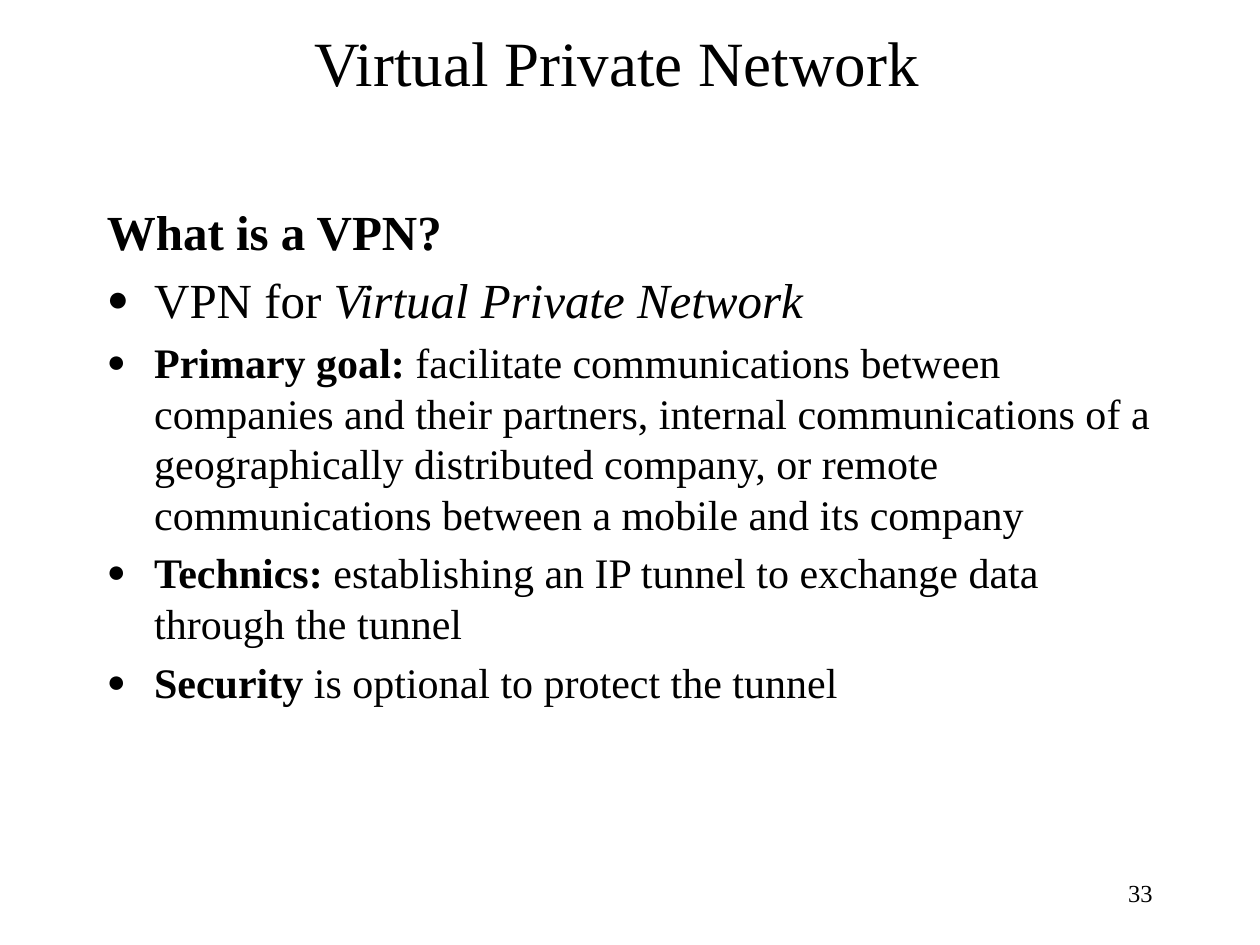
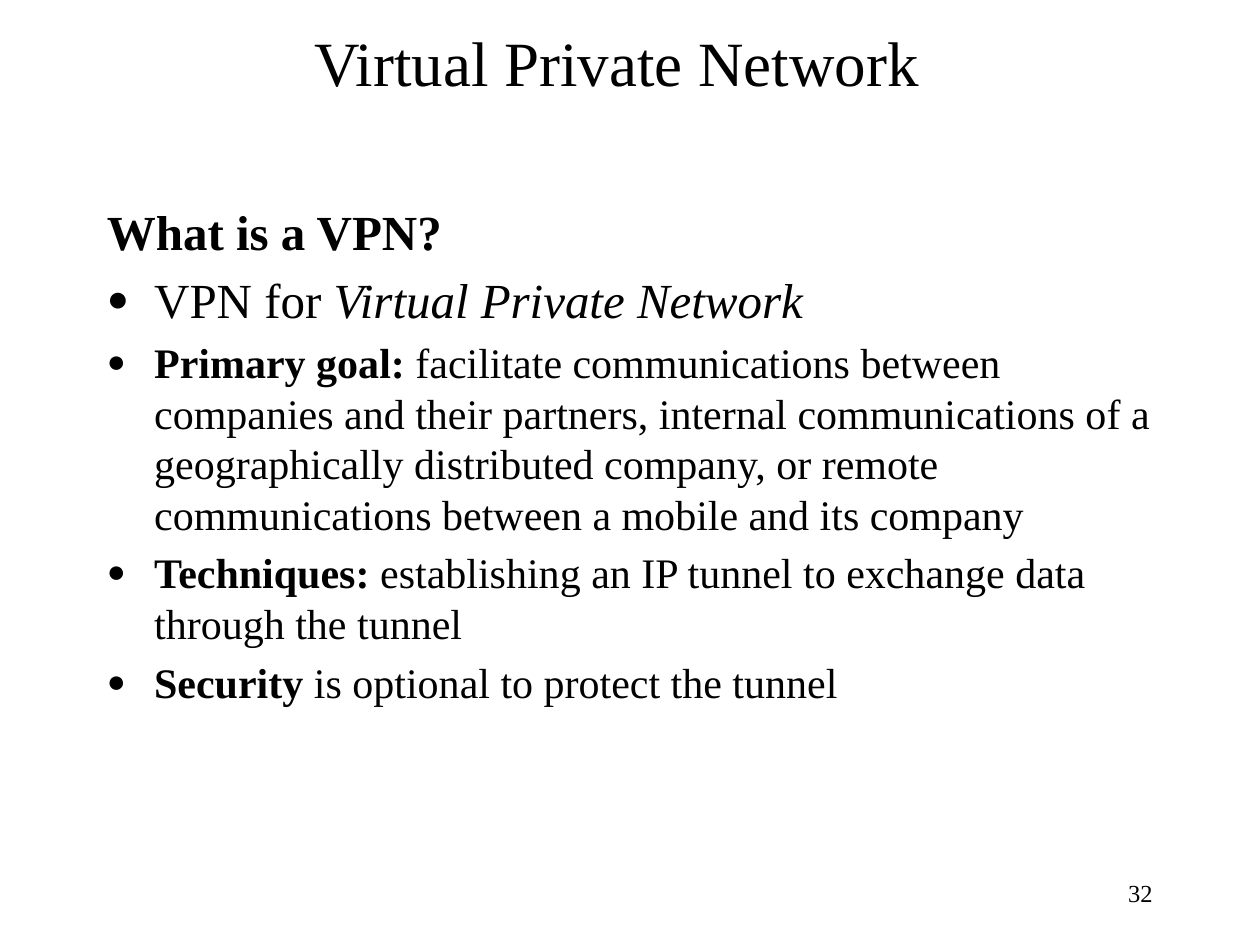
Before and after one commit to cs-uob/COMS20012, a slide deck: slide 32 of docs/slides/Week 5 - Security protocols and Private Network.pptx (slide 33 before the commit). Drawn at 1260x945 pixels with LibreOffice and Linux fonts; fonts in the diff are those of the drawing. Boxes give left, top, right and bottom in pixels: in the first picture for what was removed or moved away, otherwise in the second. Text is boxed around its words. In the diff, an @@ line names an element or a change of style, - is before the commit and + after.

```diff
--- a/docs/slides/Week 5 - Security protocols and Private Network.pptx
+++ b/docs/slides/Week 5 - Security protocols and Private Network.pptx
@@ text at [154, 559, 1085, 648]: text changed @@
-● Technics: establishing an IP tunnel to exchange data through the tunnel
+● Techniques: establishing an IP tunnel to exchange data through the tunnel
@@ page number at [1128, 885, 1153, 903]: text changed @@
-33
+32
```
Also in this commit, not shown: 8 other slides changed, 1 slide removed.
